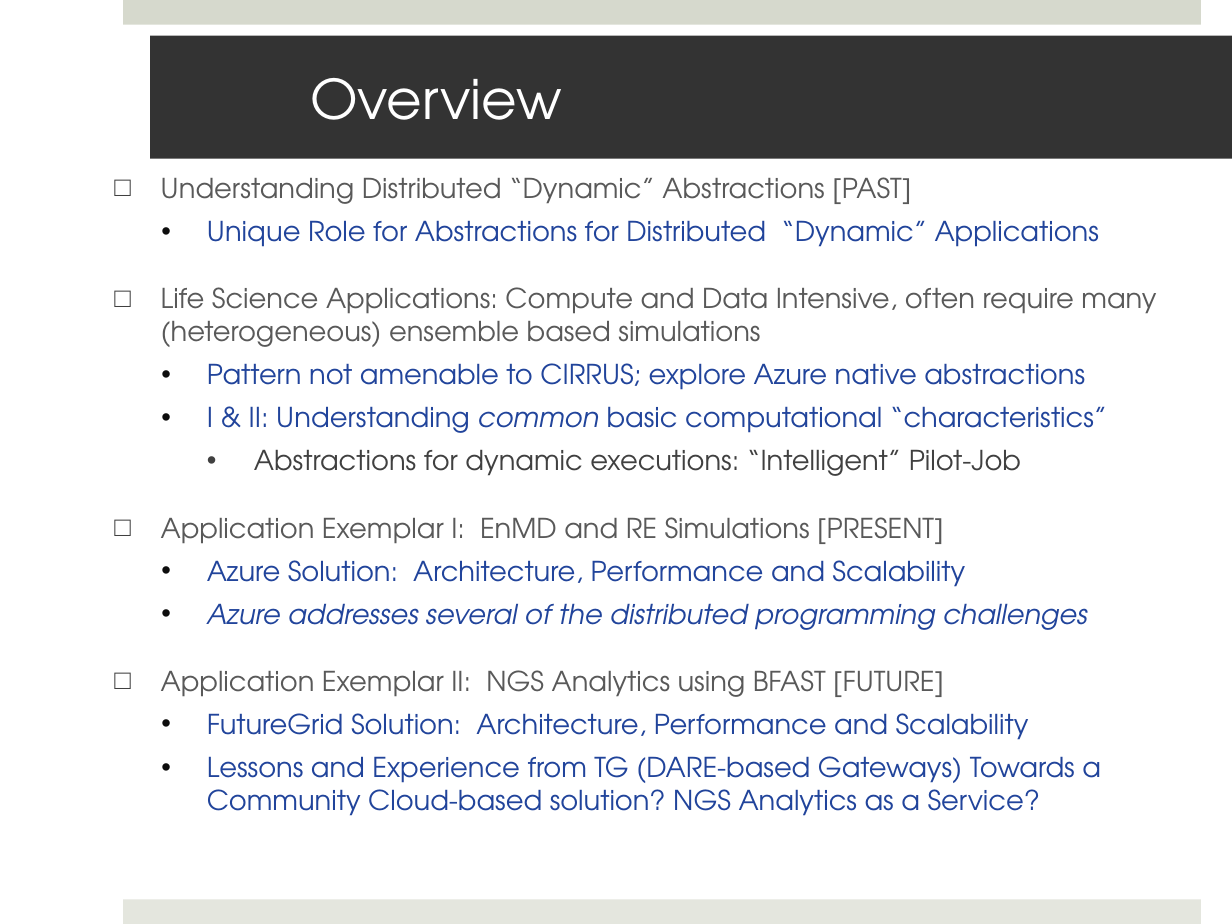
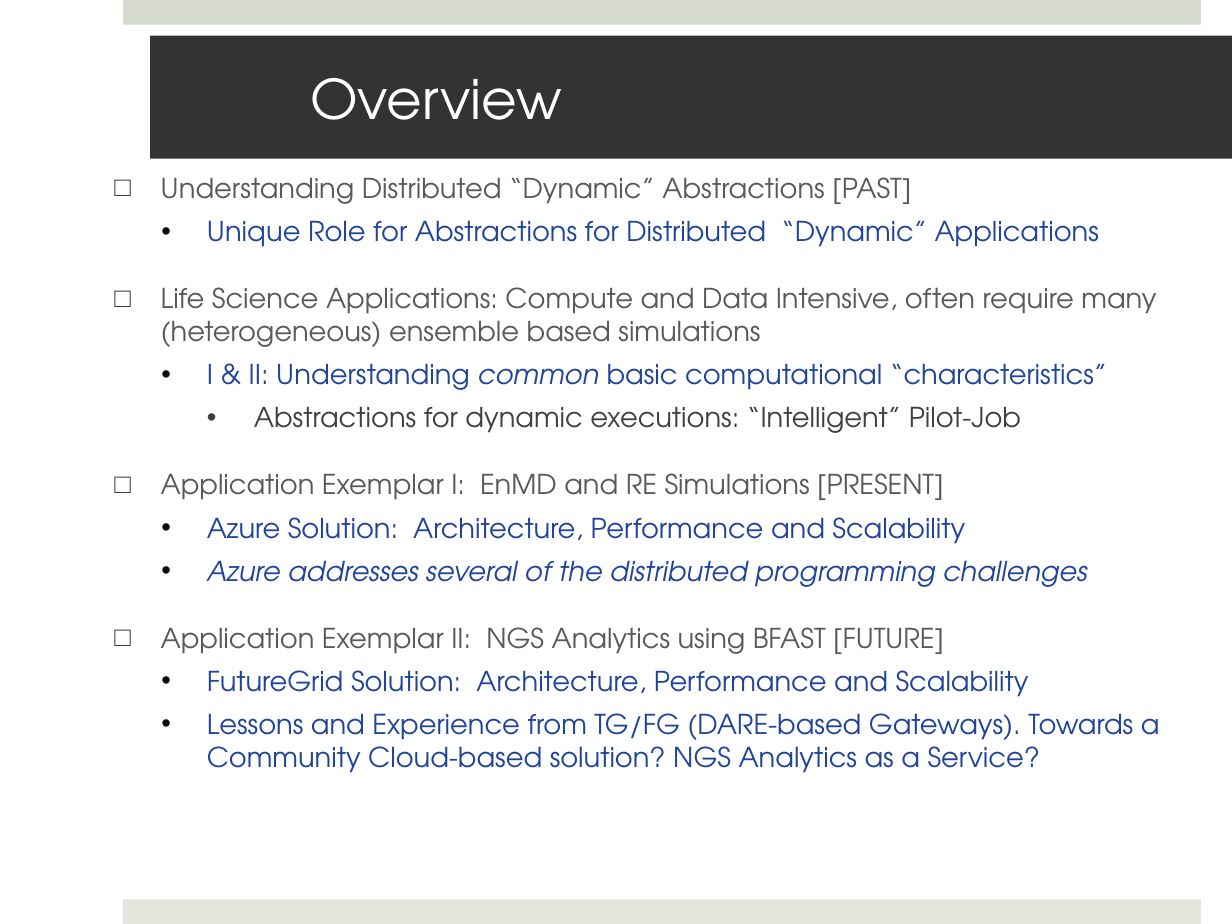
Before and after one commit to saga-project/saga-cpp-legacy-projects, a slide deck: slide 2 of saga-talks/abstractions_for_ls-microsoft.pptx. Drawn at 1232x924 pixels with LibreOffice and Linux fonts; fonts in the diff are those of the drawing; background and template pictures are left out. Boxes give left, top, right and bottom in pixels: in the first picture for what was removed or moved away, otherwise in the second. Text is boxed around its words. In the diff, an @@ line names an element or a change of style, - is before the commit and + after.

```diff
--- a/saga-talks/abstractions_for_ls-microsoft.pptx
+++ b/saga-talks/abstractions_for_ls-microsoft.pptx
@@ text at (207, 363, 1085, 390): paragraph removed @@
-  • Pattern not amenable to CIRRUS; explore Azure native abstractions
@@ text at (207, 713, 1160, 773): text changed @@
-  • Lessons and Experience from TG (DARE-based Gateways) Towards a Community Cloud-based solution? NGS Analytics as a Service?
+  • Lessons and Experience from TG/FG (DARE-based Gateways). Towards a Community Cloud-based solution? NGS Analytics as a Service?
```
Also in this commit, not shown: 7 other slides changed.
